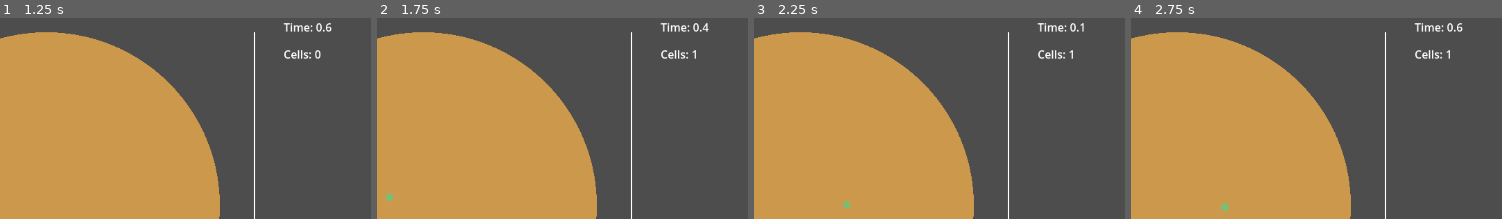
Above: before the commit, frames 1-4 (left to right).
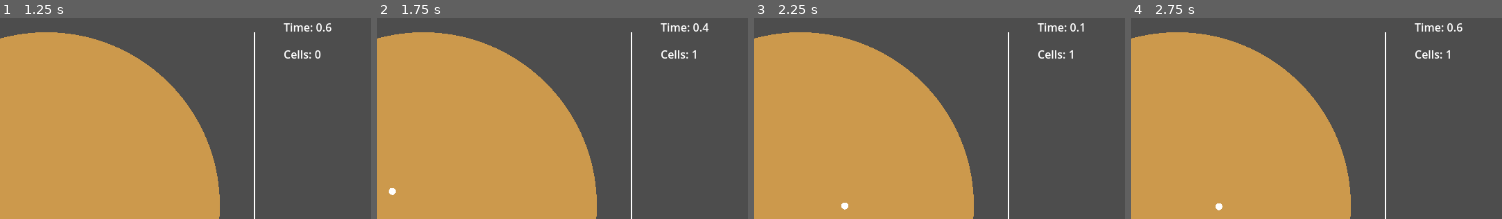
Above: after the commit, the same moments.

Repository: MathCool974/cells-godot
Game: Godot game, scene res://main.tscn
The game is run twice, just before and just after one commit, with the same random seed, the same clock (stepped at 60 frames per second) and the same inputs.
Inputs:
- Up to frame 1 (1.25 s): click "Pause / Unpause" at 0.5 s
- Up to frame 2 (1.75 s): click "Start" at 1.25 s
- Up to frame 3 (2.25 s): click "Start" at 2 s
- Up to frame 4 (2.75 s): no input
The pictures show only the part of the screen within x 18-68%, y 0-50%; the shares and areas given below are measured in that part.

Frame 1 is identical in both runs. In frame 2, 0.1% of the frame differs, in the area x 2-6%, y 84-92%; in frame 3, less than 0.1%; in frame 4, 0.1%, in the area x 22-27%, y 92-97%.

Commit message:
Correcting the code
Now the cells really stop living when you pause.

Also, the cell are now controled from the main script, not from themselves.

Diff:
--- a/cell.gd
+++ b/cell.gd
@@ -2,14 +2,13 @@
 
 # In editor cell parameters
 @export var initial_radius: float = 5.0  # Starting radius of the cell
-@export var growth_rate: float = 1.0  # Rate at which the cell grows per second
+@export var growth_rate: float = 0  # Rate at which the cell grows per second
 @export var max_size: float = 8.0  # Maximum size before division
-@export var cell_color: Color = Color(0.2, 0.8, 0.2)  # Cell color (green, for example)
+@export var cell_color: Color = Color.WHITE # Cell color (green, for example) Color(0.2, 0.8, 0.2)
 @export var velocity_damping_factor: float = .1 # Dampin velocity so that cells don't fly off@
 @export var move_speed: float = 10 # Velocity of cell movement
 @export var average_lifetime: float = 10.0  # λ: Average time before death (in seconds)
 @export var division_time: float = 10 # Cells will divide after a given time
-@export var mutation_probability: float = .5
 # The dish parameters
 @export var dish_size: float = 300
 # Reference to the shape and collision shape of the cell
@@ -24,12 +23,13 @@
 var cell_scene: PackedScene
 # Dynamic radius parameter for the cell
 var cell_radius: float
+var stop_order: bool = false # order the cell to pause in time
 
 # The genes
 var genes = {
 	"division_time": division_time,
 	"average_lifetime": average_lifetime,
-	"growth_rate": growth_rate
+	"growth_rate": growth_rate,
 }
 var mutation_probabilities = {
 	"division_time": .5,
@@ -66,22 +66,9 @@
 	set_division_time()
 	set_growth_rate()
 
-func _process(delta):
-	if growth_rate > 0: # If the cell grows
-			cell_radius += growth_rate * delta  # Increase the radius over time
-			update_cell_polygon()  # Update the polygon to match the new radius
-
-	# Adding a random velocity (Brownian motion sim)
-	velocity += Vector2(1-2*randf(), 1-2*randf()) * move_speed
-	# Damping the velocity
-	velocity *= 1 - velocity_damping_factor
-	# Make the cells stay in the dish
-	if position.length() > dish_size:
-		position = position.normalized() * dish_size
-		velocity = -.9*(velocity.length()) * position.normalized()
-
-	# We make sure they don't clip
-	move_and_slide()
+func _process(delta: float) -> void:
+	if not stop_order:
+		move_and_slide()
 
 ####################################################################################################
 
@@ -138,14 +125,17 @@
 				new_cell1.genes[gene] = mutate_gene(gene)
 			if randf() < mutation_probabilities[gene]:
 				new_cell2.genes[gene] = mutate_gene(gene)
+
+		# Changing the color (same color = same genetic code)
+		#for cell in [new_cell1, new_cell2]:
+			#cell.cell_color = Color(genes["average_lifetime"]/50, genes["division_time"]/50, genes["growth_rate"]/5)
+
 		# Add the new cell instance as a child to the current scene
 		get_tree().current_scene.add_child(new_cell1)
 		get_tree().current_scene.add_child(new_cell2)
 
 		# Remove the original cell after division
 		queue_free()
-	# Remove the original cell after division
-	queue_free()
 
 func mutate_gene(gene: String):
 	var mutated_gene = genes[gene]
--- a/cell.tscn
+++ b/cell.tscn
@@ -6,10 +6,6 @@
 
 [node name="Cell" type="CharacterBody2D" node_paths=PackedStringArray("cell_polygon", "cell_collision", "death_timer", "division_timer")]
 script = ExtResource("1_x0ubs")
-growth_rate = 0.0
-max_size = 10.0
-cell_color = Color(0.474621, 0.74894, 0.455359, 1)
-average_lifetime = 15.0
 dish_size = 240.0
 cell_polygon = NodePath("Polygon2D")
 cell_collision = NodePath("CollisionShape2D")
--- a/main.gd
+++ b/main.gd
@@ -77,6 +77,21 @@
 		# Update the Line2D with the new data points
 		line_chart.points = data_points
 
+		# Handle the cells behaviour
+		for cell in get_tree().get_nodes_in_group("cells"):
+			if cell.growth_rate > 0: # If the cell grows
+				cell.cell_radius += cell.growth_rate * delta  # Increase the radius over time
+				cell.update_cell_polygon()  # Update the polygon to match the new radius
+			# Adding a random velocity (Brownian motion sim)
+			cell.velocity += Vector2(1-2*randf(), 1-2*randf()) * cell.move_speed
+			# Damping the velocity
+			cell.velocity *= 1 - cell.velocity_damping_factor
+			# Make the cells stay in the dish
+			if cell.position.length() > cell.dish_size:
+				cell.position = cell.position.normalized() * cell.dish_size
+				cell.velocity = -.9*(cell.velocity.length()) * cell.position.normalized()
+
+
 func remove_trailing_zeros(value):
 	return value.rstrip("0").rstrip(".") if "." in value else value
 func format_to_one_decimals(value):
@@ -94,6 +109,14 @@
 
 func _on_pause_button_pressed():
 	simulation_is_running = not simulation_is_running
+	for cell in get_tree().get_nodes_in_group("cells"):
+		cell.stop_order = not simulation_is_running
+		if not simulation_is_running:
+			cell.death_timer.stop()
+			cell.division_timer.stop()
+		else:
+			cell.death_timer.start()
+			cell.division_timer.start()
 
 func _on_reset_button_pressed():
 	# Pause the simulation
